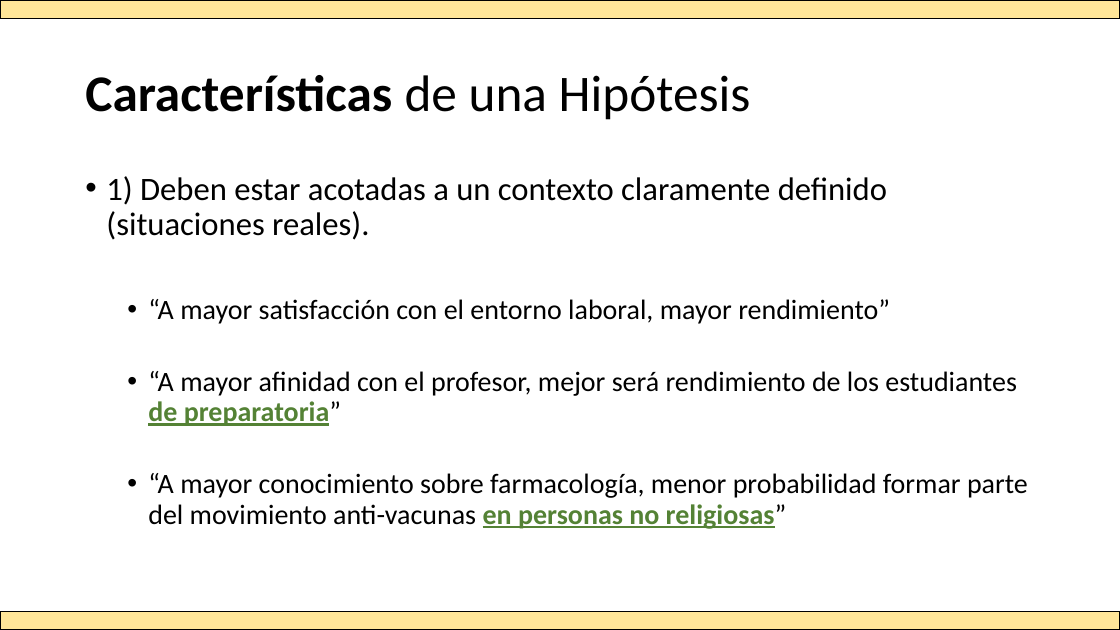
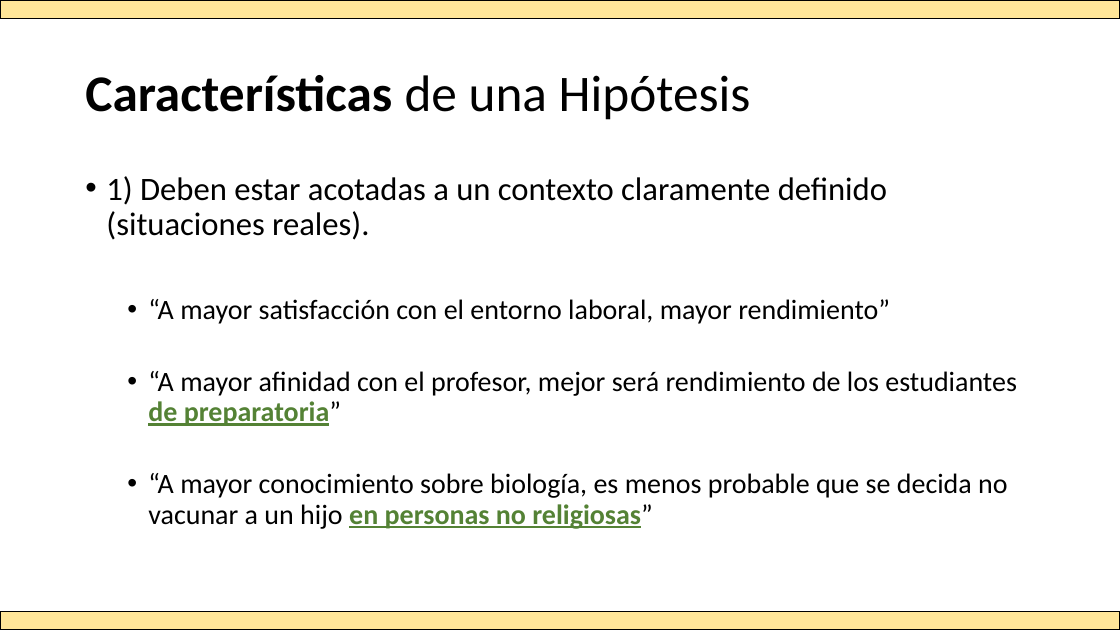
Before and after one commit to Adrifelcha/afchavez-019, a slide deck: slide 20 of JeanPiaget/ClaseMuestra/Hipotesis_Variables.pptx (slide 18 before the commit). Drawn at 1120x630 pixels with LibreOffice and Linux fonts; fonts in the diff are those of the drawing. Boxes give left, top, right and bottom in pixels: in the first picture for what was removed or moved away, otherwise in the second. Text is boxed around its words. In the diff, an @@ line names an element or a change of style, - is before the commit and + after.

```diff
--- a/JeanPiaget/ClaseMuestra/Hipotesis_Variables.pptx
+++ b/JeanPiaget/ClaseMuestra/Hipotesis_Variables.pptx
@@ text at [148, 473, 1007, 529]: text changed @@
-  • “A mayor conocimiento sobre farmacología, menor probabilidad formar parte del movimiento anti-vacunas en personas no religiosas”
+  • “A mayor conocimiento sobre biología, es menos probable que se decida no vacunar a un hijo en personas no religiosas”
```
Also in this commit, not shown: 25 other slides changed, 24 slides added, 6 slides removed.
